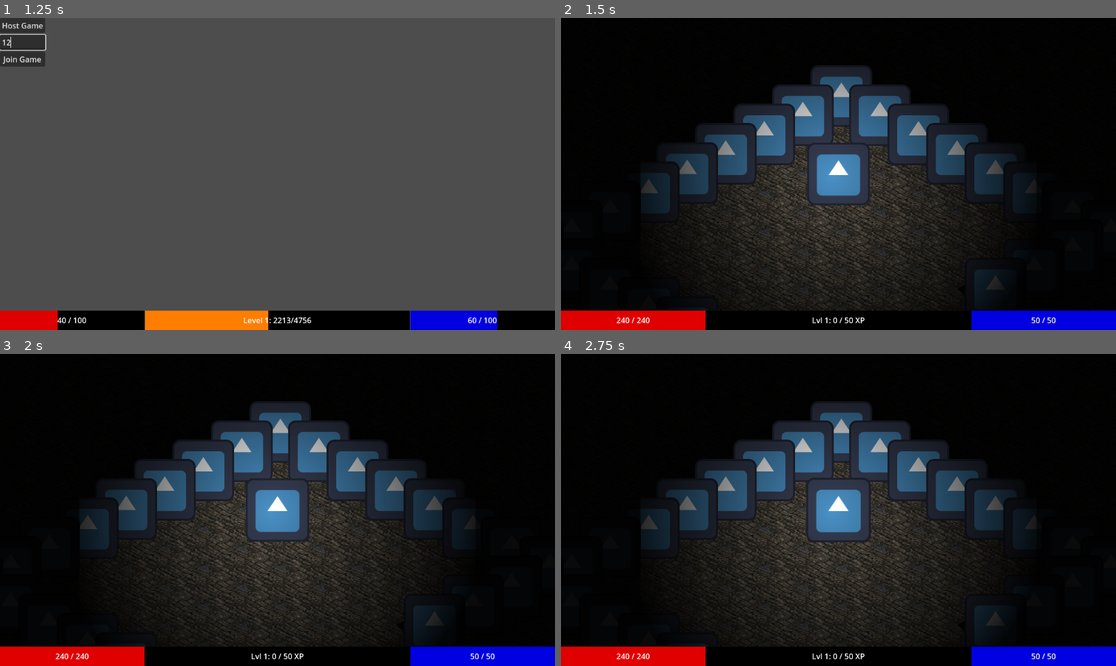
Above: before the commit, frames 1-4 (two rows, left to right).
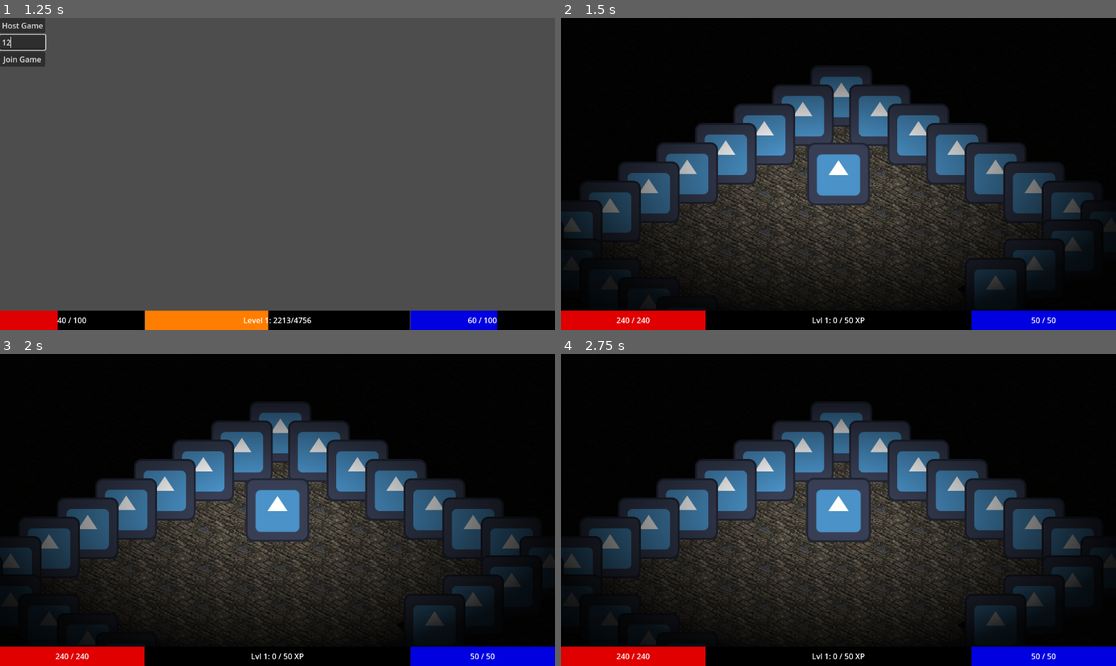
Above: after the commit, the same moments.

Repository: PietPadda/Godot_2D_ARPG
Game: Godot game, scene res://scenes/world/world.tscn
Same seed, same stepped clock (60 frames per second), same inputs: the game is played once before the commit and once after it. The engine's default icon, where the game draws it, is replaced by a stand-in: a white triangle on a blue panel in a dark square.
Inputs (mouse positions are in pixels of both pictures, inside the frame that each line leads up to):
- Up to frame 1 (1.25 s): click (22, 42) at 0.52 s; type "12" at 0.6 s
- Up to frame 2 (1.5 s): click "Host Game" at 1.25 s
- Up to frame 3 (2 s): no input
- Up to frame 4 (2.75 s): tap Enter at 2 s; move the mouse to (960, 494) at 2.02 s; hold E (interact) from 2.03 s (still down); click (960, 494) at 2.17 s

Frame 1 is identical in both runs. In frame 2, 12% of the frame differs, in the area x 0-97%, y 31-94%; in frame 3, 12%; in frame 4, 12%.

Commit message:
refactor(network): implement client-pull handshake for transition data

Diff:
--- /dev/null
+++ b/data/items/armor/leather_armor.tres
@@ -0,0 +1,25 @@
+[gd_resource type="Resource" script_class="ItemData" load_steps=6 format=3 uid="uid://0ff25mmdfv2h"]
+
+[ext_resource type="Script" uid="uid://dsidci2l4yr4r" path="res://data/items/item_data.gd" id="1_meyq0"]
+[ext_resource type="Script" uid="uid://cw6u7dqyn8n7w" path="res://data/items/stat_modifier.gd" id="2_m2tec"]
+[ext_resource type="Texture2D" uid="uid://ddm21sc54wlk6" path="res://assets/items/armor/d1_leather_armor.png" id="3_meyq0"]
+
+[sub_resource type="Resource" id="Resource_44ecn"]
+script = ExtResource("2_m2tec")
+stat = 3
+value = 40.0
+metadata/_custom_type_script = "uid://cw6u7dqyn8n7w"
+
+[sub_resource type="Resource" id="Resource_qn6wu"]
+script = ExtResource("2_m2tec")
+stat = 4
+value = 40.0
+metadata/_custom_type_script = "uid://cw6u7dqyn8n7w"
+
+[resource]
+script = ExtResource("1_meyq0")
+item_name = "Leather Armor"
+texture = ExtResource("3_meyq0")
+equipment_slot = 2
+stat_modifiers = Array[ExtResource("2_m2tec")]([SubResource("Resource_44ecn"), SubResource("Resource_qn6wu")])
+metadata/_custom_type_script = "uid://dsidci2l4yr4r"
--- /dev/null
+++ b/data/items/armor/rags.tres
@@ -0,0 +1,25 @@
+[gd_resource type="Resource" script_class="ItemData" load_steps=6 format=3 uid="uid://x0jg5yxskpcb"]
+
+[ext_resource type="Script" uid="uid://dsidci2l4yr4r" path="res://data/items/item_data.gd" id="1_4ffpi"]
+[ext_resource type="Script" uid="uid://cw6u7dqyn8n7w" path="res://data/items/stat_modifier.gd" id="2_qe101"]
+[ext_resource type="Texture2D" uid="uid://dmcqc2yqchp71" path="res://assets/items/armor/d1_rags.png" id="3_4ffpi"]
+
+[sub_resource type="Resource" id="Resource_44ecn"]
+script = ExtResource("2_qe101")
+stat = 3
+value = 10.0
+metadata/_custom_type_script = "uid://cw6u7dqyn8n7w"
+
+[sub_resource type="Resource" id="Resource_qn6wu"]
+script = ExtResource("2_qe101")
+stat = 4
+value = 10.0
+metadata/_custom_type_script = "uid://cw6u7dqyn8n7w"
+
+[resource]
+script = ExtResource("1_4ffpi")
+item_name = "Rags"
+texture = ExtResource("3_4ffpi")
+equipment_slot = 2
+stat_modifiers = Array[ExtResource("2_qe101")]([SubResource("Resource_44ecn"), SubResource("Resource_qn6wu")])
+metadata/_custom_type_script = "uid://dsidci2l4yr4r"
--- /dev/null
+++ b/data/items/helm/helm.tres
@@ -0,0 +1,25 @@
+[gd_resource type="Resource" script_class="ItemData" load_steps=6 format=3 uid="uid://bylnnmiqn5qe6"]
+
+[ext_resource type="Script" uid="uid://dsidci2l4yr4r" path="res://data/items/item_data.gd" id="1_6ublr"]
+[ext_resource type="Script" uid="uid://cw6u7dqyn8n7w" path="res://data/items/stat_modifier.gd" id="2_6jr3g"]
+[ext_resource type="Texture2D" uid="uid://dy0yngtlstxhl" path="res://assets/items/helms/d1_helm.png" id="3_6ublr"]
+
+[sub_resource type="Resource" id="Resource_fsek8"]
+script = ExtResource("2_6jr3g")
+stat = 3
+value = 40.0
+metadata/_custom_type_script = "uid://cw6u7dqyn8n7w"
+
+[sub_resource type="Resource" id="Resource_v6o08"]
+script = ExtResource("2_6jr3g")
+stat = 4
+value = 40.0
+metadata/_custom_type_script = "uid://cw6u7dqyn8n7w"
+
+[resource]
+script = ExtResource("1_6ublr")
+item_name = "Helm"
+texture = ExtResource("3_6ublr")
+equipment_slot = 3
+stat_modifiers = Array[ExtResource("2_6jr3g")]([SubResource("Resource_fsek8"), SubResource("Resource_v6o08")])
+metadata/_custom_type_script = "uid://dsidci2l4yr4r"
--- a/data/items/helm/leather_cap.tres
+++ b/data/items/helm/leather_cap.tres
@@ -7,12 +7,13 @@
 [sub_resource type="Resource" id="Resource_fsek8"]
 script = ExtResource("2_8v2vr")
 stat = 3
-value = 75.0
+value = 10.0
 metadata/_custom_type_script = "uid://cw6u7dqyn8n7w"
 
 [sub_resource type="Resource" id="Resource_v6o08"]
 script = ExtResource("2_8v2vr")
-value = 25.0
+stat = 4
+value = 10.0
 metadata/_custom_type_script = "uid://cw6u7dqyn8n7w"
 
 [resource]
--- /dev/null
+++ b/data/items/helm/skull_cap.tres
@@ -0,0 +1,25 @@
+[gd_resource type="Resource" script_class="ItemData" load_steps=6 format=3 uid="uid://b35a78foi5r2d"]
+
+[ext_resource type="Script" uid="uid://dsidci2l4yr4r" path="res://data/items/item_data.gd" id="1_a73ri"]
+[ext_resource type="Script" uid="uid://cw6u7dqyn8n7w" path="res://data/items/stat_modifier.gd" id="2_jjvj1"]
+[ext_resource type="Texture2D" uid="uid://bomppa0ry7ruo" path="res://assets/items/helms/d1_skull_cap.png" id="3_a73ri"]
+
+[sub_resource type="Resource" id="Resource_fsek8"]
+script = ExtResource("2_jjvj1")
+stat = 3
+value = 25.0
+metadata/_custom_type_script = "uid://cw6u7dqyn8n7w"
+
+[sub_resource type="Resource" id="Resource_v6o08"]
+script = ExtResource("2_jjvj1")
+stat = 4
+value = 25.0
+metadata/_custom_type_script = "uid://cw6u7dqyn8n7w"
+
+[resource]
+script = ExtResource("1_a73ri")
+item_name = "Skull Cap"
+texture = ExtResource("3_a73ri")
+equipment_slot = 3
+stat_modifiers = Array[ExtResource("2_jjvj1")]([SubResource("Resource_fsek8"), SubResource("Resource_v6o08")])
+metadata/_custom_type_script = "uid://dsidci2l4yr4r"
--- /dev/null
+++ b/data/items/weapon/falchion.tres
@@ -0,0 +1,18 @@
+[gd_resource type="Resource" script_class="ItemData" load_steps=5 format=3 uid="uid://brtm4jr74ch7j"]
+
+[ext_resource type="Script" uid="uid://dsidci2l4yr4r" path="res://data/items/item_data.gd" id="1_l3lbd"]
+[ext_resource type="Script" uid="uid://cw6u7dqyn8n7w" path="res://data/items/stat_modifier.gd" id="2_nbomn"]
+[ext_resource type="Texture2D" uid="uid://cpdfwv6iqw4xu" path="res://assets/items/weapons/d1_falchion.png" id="3_l3lbd"]
+
+[sub_resource type="Resource" id="Resource_oicgm"]
+script = ExtResource("2_nbomn")
+value = 30.0
+metadata/_custom_type_script = "uid://cw6u7dqyn8n7w"
+
+[resource]
+script = ExtResource("1_l3lbd")
+item_name = "Falchion"
+texture = ExtResource("3_l3lbd")
+equipment_slot = 1
+stat_modifiers = Array[ExtResource("2_nbomn")]([SubResource("Resource_oicgm")])
+metadata/_custom_type_script = "uid://dsidci2l4yr4r"
--- /dev/null
+++ b/data/items/weapon/sabre.tres
@@ -0,0 +1,18 @@
+[gd_resource type="Resource" script_class="ItemData" load_steps=5 format=3 uid="uid://0bafpmpmp1bt"]
+
+[ext_resource type="Script" uid="uid://dsidci2l4yr4r" path="res://data/items/item_data.gd" id="1_bri86"]
+[ext_resource type="Script" uid="uid://cw6u7dqyn8n7w" path="res://data/items/stat_modifier.gd" id="2_6ek4s"]
+[ext_resource type="Texture2D" uid="uid://b2vnstxubc4p3" path="res://assets/items/weapons/d1_sabre.png" id="3_bri86"]
+
+[sub_resource type="Resource" id="Resource_oicgm"]
+script = ExtResource("2_6ek4s")
+value = 20.0
+metadata/_custom_type_script = "uid://cw6u7dqyn8n7w"
+
+[resource]
+script = ExtResource("1_bri86")
+item_name = "Sabre"
+texture = ExtResource("3_bri86")
+equipment_slot = 1
+stat_modifiers = Array[ExtResource("2_6ek4s")]([SubResource("Resource_oicgm")])
+metadata/_custom_type_script = "uid://dsidci2l4yr4r"
--- a/data/items/weapon/short_sword.tres
+++ b/data/items/weapon/short_sword.tres
@@ -6,7 +6,7 @@
 
 [sub_resource type="Resource" id="Resource_oicgm"]
 script = ExtResource("2_qlt1q")
-value = 50.0
+value = 10.0
 metadata/_custom_type_script = "uid://cw6u7dqyn8n7w"
 
 [resource]
--- a/data/loot/skeleton_loot_table.tres
+++ b/data/loot/skeleton_loot_table.tres
@@ -1,16 +1,29 @@
-[gd_resource type="Resource" script_class="LootTableData" load_steps=13 format=3 uid="uid://d053rkg5v7tfo"]
+[gd_resource type="Resource" script_class="LootTableData" load_steps=25 format=3 uid="uid://d053rkg5v7tfo"]
 
 [ext_resource type="Script" uid="uid://c0qclo6ny1cit" path="res://data/loot/loot_table_entry.gd" id="1_4iswm"]
 [ext_resource type="Script" uid="uid://dgdblf7kbblhl" path="res://data/loot/loot_table_data.gd" id="1_igltk"]
 [ext_resource type="Resource" uid="uid://bllc505jsueh7" path="res://data/items/weapon/short_sword.tres" id="3_0axwc"]
 [ext_resource type="Resource" uid="uid://b5mcomwyg7q84" path="res://data/items/currency/gold_coin.tres" id="3_wx3no"]
 [ext_resource type="Resource" uid="uid://pq4mhady4dpq" path="res://data/items/armor/cloak.tres" id="4_0axwc"]
+[ext_resource type="Resource" uid="uid://0bafpmpmp1bt" path="res://data/items/weapon/sabre.tres" id="4_yav3v"]
 [ext_resource type="Resource" uid="uid://gvgdx6yv2ili" path="res://data/items/boots/leather_boots.tres" id="5_afp8o"]
+[ext_resource type="Resource" uid="uid://brtm4jr74ch7j" path="res://data/items/weapon/falchion.tres" id="5_jfhn3"]
 [ext_resource type="Resource" uid="uid://bgqro0j5mqo6v" path="res://data/items/helm/leather_cap.tres" id="6_f2clq"]
+[ext_resource type="Resource" uid="uid://x0jg5yxskpcb" path="res://data/items/armor/rags.tres" id="7_n8pv8"]
+[ext_resource type="Resource" uid="uid://0ff25mmdfv2h" path="res://data/items/armor/leather_armor.tres" id="8_eaon8"]
+[ext_resource type="Resource" uid="uid://b35a78foi5r2d" path="res://data/items/helm/skull_cap.tres" id="11_bi278"]
+[ext_resource type="Resource" uid="uid://bylnnmiqn5qe6" path="res://data/items/helm/helm.tres" id="12_pmcgn"]
 
 [sub_resource type="Resource" id="Resource_f2clq"]
 script = ExtResource("1_4iswm")
 item = ExtResource("3_wx3no")
+weight = 16.0
+metadata/_custom_type_script = "uid://c0qclo6ny1cit"
+
+[sub_resource type="Resource" id="Resource_wom0h"]
+script = ExtResource("1_4iswm")
+item = ExtResource("5_afp8o")
+weight = 3.0
 metadata/_custom_type_script = "uid://c0qclo6ny1cit"
 
 [sub_resource type="Resource" id="Resource_afp8o"]
@@ -18,14 +31,29 @@
 item = ExtResource("3_0axwc")
 metadata/_custom_type_script = "uid://c0qclo6ny1cit"
 
+[sub_resource type="Resource" id="Resource_00qi0"]
+script = ExtResource("1_4iswm")
+item = ExtResource("4_yav3v")
+metadata/_custom_type_script = "uid://c0qclo6ny1cit"
+
+[sub_resource type="Resource" id="Resource_bgbg3"]
+script = ExtResource("1_4iswm")
+item = ExtResource("5_jfhn3")
+metadata/_custom_type_script = "uid://c0qclo6ny1cit"
+
 [sub_resource type="Resource" id="Resource_0axwc"]
 script = ExtResource("1_4iswm")
 item = ExtResource("4_0axwc")
 metadata/_custom_type_script = "uid://c0qclo6ny1cit"
 
-[sub_resource type="Resource" id="Resource_wom0h"]
+[sub_resource type="Resource" id="Resource_k2heu"]
 script = ExtResource("1_4iswm")
-item = ExtResource("5_afp8o")
+item = ExtResource("7_n8pv8")
+metadata/_custom_type_script = "uid://c0qclo6ny1cit"
+
+[sub_resource type="Resource" id="Resource_xo6ku"]
+script = ExtResource("1_4iswm")
+item = ExtResource("8_eaon8")
 metadata/_custom_type_script = "uid://c0qclo6ny1cit"
 
 [sub_resource type="Resource" id="Resource_vc5wq"]
@@ -33,7 +61,17 @@
 item = ExtResource("6_f2clq")
 metadata/_custom_type_script = "uid://c0qclo6ny1cit"
 
+[sub_resource type="Resource" id="Resource_txstd"]
+script = ExtResource("1_4iswm")
+item = ExtResource("11_bi278")
+metadata/_custom_type_script = "uid://c0qclo6ny1cit"
+
+[sub_resource type="Resource" id="Resource_r1vms"]
+script = ExtResource("1_4iswm")
+item = ExtResource("12_pmcgn")
+metadata/_custom_type_script = "uid://c0qclo6ny1cit"
+
 [resource]
 script = ExtResource("1_igltk")
-drops = Array[ExtResource("1_4iswm")]([SubResource("Resource_f2clq"), SubResource("Resource_afp8o"), SubResource("Resource_0axwc"), SubResource("Resource_wom0h"), SubResource("Resource_vc5wq")])
+drops = Array[ExtResource("1_4iswm")]([SubResource("Resource_f2clq"), SubResource("Resource_wom0h"), SubResource("Resource_afp8o"), SubResource("Resource_00qi0"), SubResource("Resource_bgbg3"), SubResource("Resource_0axwc"), SubResource("Resource_k2heu"), SubResource("Resource_xo6ku"), SubResource("Resource_vc5wq"), SubResource("Resource_txstd"), SubResource("Resource_r1vms")])
 metadata/_custom_type_script = "uid://dgdblf7kbblhl"
--- a/scenes/player/player.tscn
+++ b/scenes/player/player.tscn
@@ -137,12 +137,13 @@
 properties/1/replication_mode = 1
 
 [sub_resource type="Gradient" id="Gradient_ioxgp"]
-colors = PackedColorArray(1, 1, 1, 1, 0, 0, 0, 1)
+offsets = PackedFloat32Array(0.16666667, 0.8194444, 1)
+colors = PackedColorArray(1, 1, 1, 1, 0.06944442, 0.06944442, 0.06944442, 1, 0, 0, 0, 1)
 
 [sub_resource type="GradientTexture2D" id="GradientTexture2D_cnsyf"]
 gradient = SubResource("Gradient_ioxgp")
-width = 150
-height = 150
+width = 250
+height = 125
 fill = 1
 fill_from = Vector2(0.48433048, 0.50427353)
 fill_to = Vector2(0.051282052, 0.84045583)
--- a/scripts/core/game_manager.gd
+++ b/scripts/core/game_manager.gd
@@ -146,13 +146,8 @@
 	active_players[player_id] = player_node
 	print("[SERVER] Player %s registered." % player_id)
 
-	# THE FIX: When a player is registered, check iif we have transition data for them.
-	if all_players_transition_data.has(player_id):
-		var player_data = all_players_transition_data[player_id]
-		# We found their data! Send it to them using our new RPC.
-		player_node.client_apply_transition_data.rpc_id(player_id, player_data)
-		# Remove the data after sending to prevent re-applying it and to clean up.
-		all_players_transition_data.erase(player_id)
+	# REMOVED: We no longer send the data immediately upon registration.
+	# We will now wait for the player to request it.
 
 func unregister_player(player_node: Node) -> void:
 	var player_id = int(player_node.name)
@@ -162,6 +157,20 @@
 
 func get_player(player_id: int) -> Node:
 	return active_players.get(player_id, null)
+
+# This is called by the player's RPC.
+func send_transition_data_to_player(player_id: int):
+	# Make sure we actually have a player and data for this ID.
+	if all_players_transition_data.has(player_id) and active_players.has(player_id):
+		var player_data = all_players_transition_data[player_id]
+		var player_node = active_players[player_id]
+
+		# We found their data! Send it to them using our existing RPC.
+		player_node.client_apply_transition_data.rpc_id(player_id, player_data)
+		print(player_data)
+
+		# Remove the data after sending to prevent re-applying it and to clean up.
+		all_players_transition_data.erase(player_id)
 
 # -- Signal Handlers --
 # This function is called by the EventBus when the player is ready.
--- a/scripts/player/player.gd
+++ b/scripts/player/player.gd
@@ -75,6 +75,11 @@
 
 	# This ensures our stats are correct for any starting equipment.
 	stats_component.recalculate_max_stats()
+
+	# THE FIX: If we are the player with authority, once we are fully ready,
+	# we send an RPC to the server asking for our persistent data.
+	if is_multiplayer_authority():
+		server_request_my_data.rpc_id(1)
 
 # We need to add _physics_process to see the position on the first frame of gameplay.
 func _physics_process(_delta: float) -> void:
@@ -166,7 +171,18 @@
 	global_position = pos
 
 # This RPC is called BY the server ON a specific client to deliver their data.
-@rpc("authority", "call_local", "reliable")
+@rpc("any_peer", "call_local", "reliable")
 func client_apply_transition_data(data: SaveData):
 	# We received our data package from the server, now apply it.
 	apply_persistent_data(data, true)
+
+# Sent from a client to the server to request transition data.
+@rpc("any_peer", "call_local", "reliable")
+func server_request_my_data():
+	# This function only needs to run on the server.
+	if not multiplayer.is_server():
+		return
+
+	# Tell the GameManager to send this client their data.
+	var client_id = multiplayer.get_remote_sender_id()
+	GameManager.send_transition_data_to_player(client_id)
Binary file added: assets/items/armor/d1_leather_armor.png
Binary file added: assets/items/armor/d1_rags.png
Binary file added: assets/items/helms/d1_helm.png
Binary file added: assets/items/helms/d1_skull_cap.png
Binary file added: assets/items/weapons/d1_falchion.png
Binary file added: assets/items/weapons/d1_sabre.png
